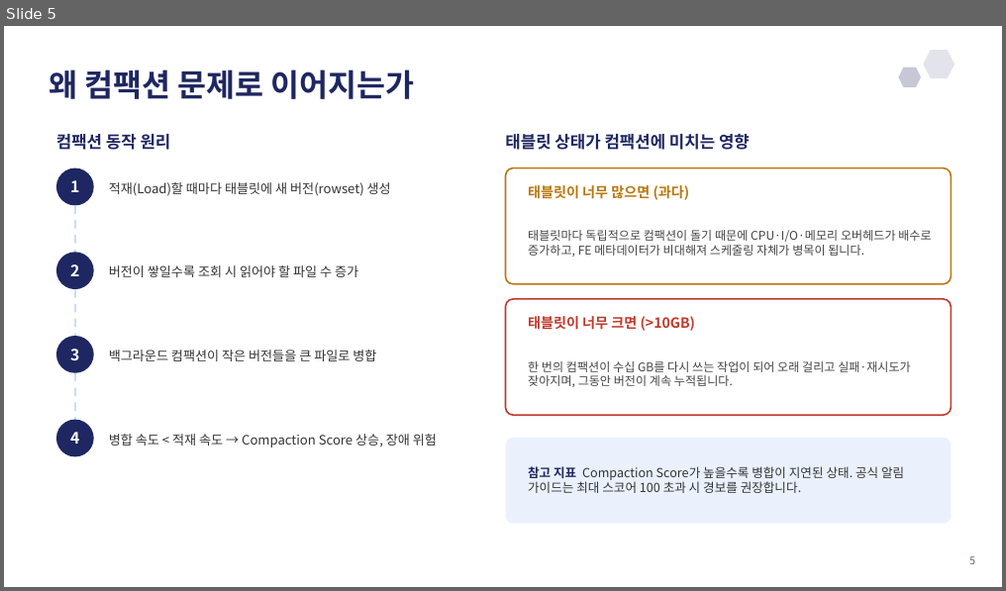
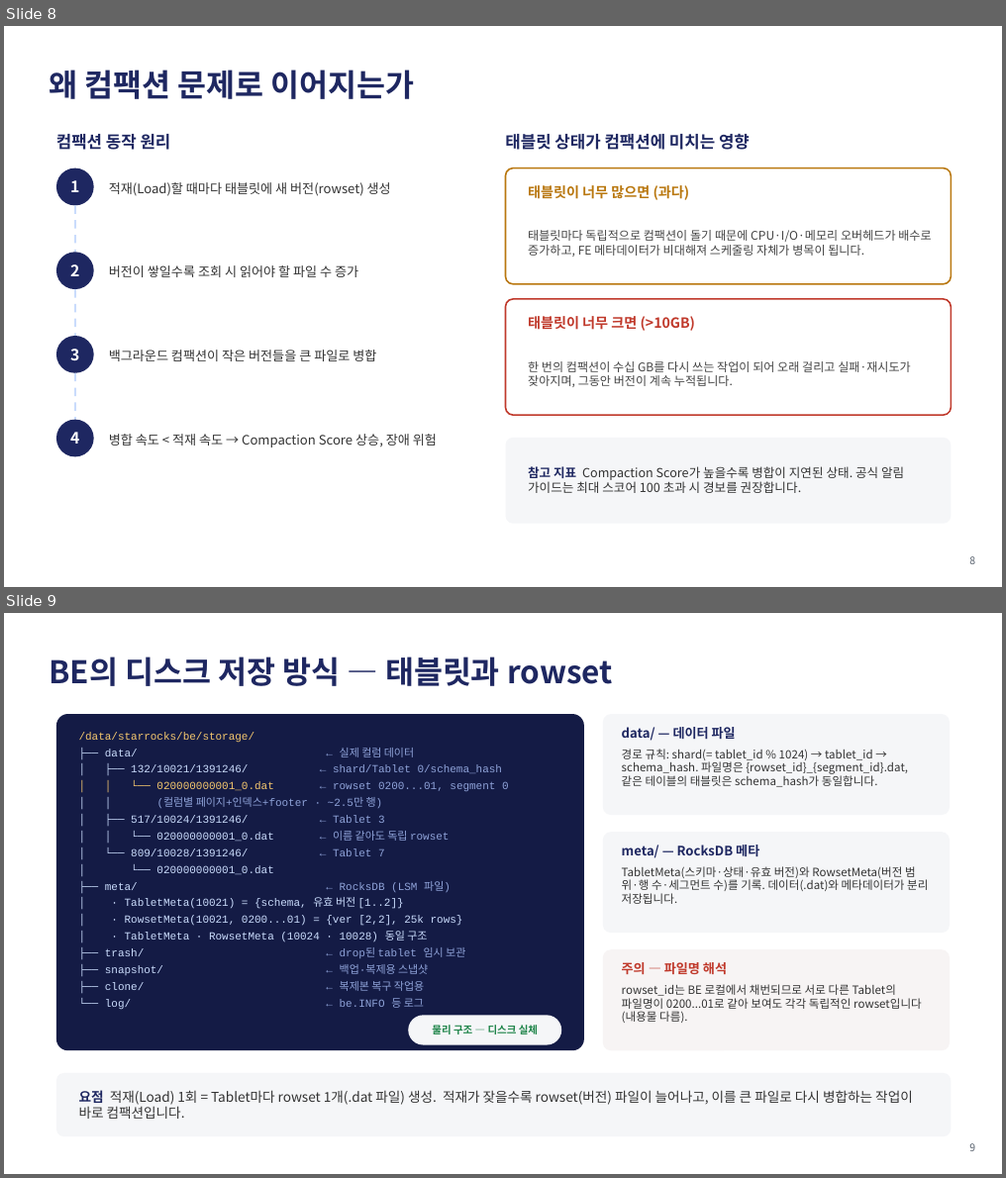
Before and after one commit to jungho-shin/my-react-app, a slide deck: etc/StarRocks/StarRocks_파티션_버킷_관리_발표자료.pptx. Shown one above the other, each under a label of ours: slide 5 before the commit, slides 8 and 9 after it. The pictures are 1006x591 and 1006x1178 pixels, drawn with LibreOffice and Linux fonts; fonts in the diff are those of the drawing. Boxes give left, top, right and bottom in pixels: in the first picture for what was removed or moved away, otherwise in the second. Text is boxed around its words. In the diff, an @@ line names an element or a change of style, - is before the commit and + after.

Commit message:
StarRocks 자료

```diff
--- a/etc/StarRocks/StarRocks_파티션_버킷_관리_발표자료.pptx
+++ b/etc/StarRocks/StarRocks_파티션_버킷_관리_발표자료.pptx
@@ slide 9 added at (4, 613, 1002, 1174), background #FFFFFF @@
@@ text added at (49, 657, 613, 686), 30 pt, text #1E2761, bold @@
+BE의 디스크 저장 방식 — 태블릿과 rowset
@@ rounded rectangle added at (56, 714, 584, 1051), fill #141B45 @@
@@ rounded rectangle added at (603, 714, 949, 815), fill #F5F6F8 @@
@@ text added at (622, 727, 908, 787), 11 pt, text #333333 @@
+data/ — 데이터 파일
+경로 규칙: shard(= tablet_id % 1024) → tablet_id → schema_hash. 파일명은 {rowset_id}_{segment_id}.dat, 같은 테이블의 태블릿은 schema_hash가 동일합니다.
@@ text added at (79, 732, 509, 1010), 10.5 pt, text #CADCFC @@
+/data/starrocks/be/storage/
+├── data/ ← 실제 컬럼 데이터
+│ ├── 132/10021/1391246/ ← shard/Tablet 0/schema_hash
+│ │ └── 020000000001_0.dat ← rowset 0200...01, segment 0
+│ │ (컬럼별 페이지+인덱스+footer · ~2.5만 행)
+│ ├── 517/10024/1391246/ ← Tablet 3
+│ │ └── 020000000001_0.dat ← 이름 같아도 독립 rowset
+│ └── 809/10028/1391246/ ← Tablet 7
+│ └── 020000000001_0.dat
+├── meta/ ← RocksDB (LSM 파일)
+│ · TabletMeta(10021) = {schema, 유효 버전 [1..2]}
+│ · RowsetMeta(10021, 0200...01) = {ver [2,2], 25k rows}
+│ · TabletMeta · RowsetMeta (10024 · 10028) 동일 구조
+├── trash/ ← drop된 tablet 임시 보관
+├── snapshot/ ← 백업·복제용 스냅샷
+├── clone/ ← 복제본 복구 작업용
+└── log/ ← be.INFO 등 로그
@@ rounded rectangle added at (603, 832, 949, 933), fill #F5F6F8 @@
@@ text added at (622, 845, 928, 904), 11 pt, text #333333 @@
+meta/ — RocksDB 메타
+TabletMeta(스키마·상태·유효 버전)와 RowsetMeta(버전 범위·행 수·세그먼트 수)를 기록. 데이터(.dat)와 메타데이터가 분리 저장됩니다.
@@ rounded rectangle added at (603, 950, 949, 1051), fill #F7F4F4 @@
@@ text added at (622, 962, 922, 1023), 11 pt, text #333333 @@
+주의 — 파일명 해석
+rowset_id는 BE 로컬에서 채번되므로 서로 다른 Tablet의 파일명이 0200...01로 같아 보여도 각각 독립적인 rowset입니다 (내용물 다름).
@@ rounded rectangle added at (408, 1016, 561, 1046), fill #F5F6F8 @@
@@ text added at (432, 1025, 538, 1035), 10 pt, text #1E8449, bold @@
+물리 구조 — 디스크 실체
@@ rounded rectangle added at (56, 1073, 951, 1137), fill #F5F6F8 @@
@@ text added at (79, 1090, 913, 1119), 13 pt, text #333333 @@
+요점 적재(Load) 1회 = Tablet마다 rowset 1개(.dat 파일) 생성. 적재가 잦을수록 rowset(버전) 파일이 늘어나고, 이를 큰 파일로 다시 병합하는 작업이 바로 컴팩션입니다.
@@ text added at (969, 1144, 975, 1152), 10 pt, text #5B6470 @@
+9
@@ what was slide 5 is now slide 8 @@
@@ slide 8 changed as well @@
@@ hexagon removed at (924, 50, 954, 78) @@
@@ hexagon removed at (899, 68, 921, 87) @@
@@ rounded rectangle at (506, 438, 951, 524): fill #EAF1FD to #F5F6F8 @@
```
Also in this commit, not shown: 8 other slides changed, 4 other slides added.
